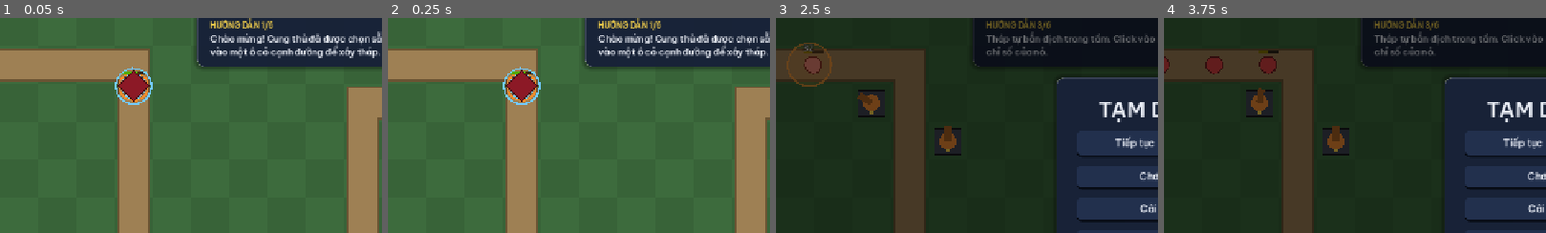
Above: before the commit, frames 1-4 (left to right).
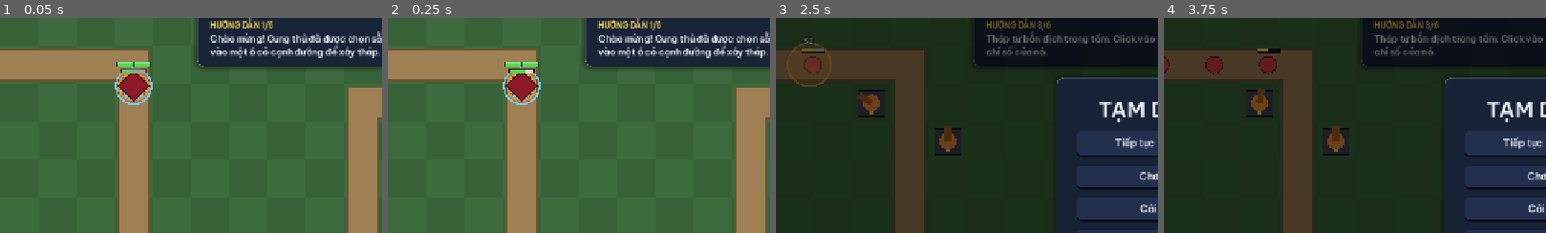
Above: after the commit, the same moments.

Repository: minhkhoitran1808-ux/my-space-game
Game: Godot game, scene res://tests/smoke_test.tscn
Same seed, same stepped clock (60 frames per second), same inputs: the game is played once before the commit and once after it. This scene is started directly instead of the project's main scene.
Inputs:
- Up to frame 1 (0.05 s): no input
- Up to frame 2 (0.25 s): no input
- Up to frame 3 (2.5 s): click "Bắt đầu Wave 1 [Space]" at 0.5 s; click "x1 [F]" at 1.25 s; click "II [P]" at 2 s
- Up to frame 4 (3.75 s): click "Chơi lại" at 2.75 s; click "[1] Cung thủ 50 vàng" at 3.5 s
The pictures show only the part of the screen within x 0-50%, y 11-61%; the shares and areas given below are measured in that part.

The runs differ from the first frame. In frame 1, 0.5% of the frame differs, in the area x 30-40%, y 20-40%; in frame 2, 0.4%; in frame 3, 0.2%; in frame 4, 0.1%.

Commit message:
Rework enemy health bar and hit feedback
Split the health bar out of Enemy._draw into a reusable HealthBar
component (threshold colours, dark border/background, white damage
trail, hidden at full HP, always shown with ticks for elite enemies,
z_index above all enemies). Add a HitFeedback component for a short
white flash and squash, rate-limited to 3 flashes per second and
skipped for damage-over-time ticks. Both only listen to Enemy signals
and stop processing when idle. Damage numbers now spawn above the bar.

Co-Authored-By: Claude Opus 5.5 <noreply@anthropic.com>
Claude-Session: https://claude.ai/code/session_018BkuVcu9zCGSmj6Xq9TjTi

Diff:
--- a/tower-defense/resources/enemies/boss_enemy.tres
+++ b/tower-defense/resources/enemies/boss_enemy.tres
@@ -19,5 +19,6 @@
 spawn_on_death_count = 8
 color = Color(0.55, 0.1, 0.15, 1)
 radius = 26.0
+elite = true
 shape = 3
 scene = ExtResource("2_scene")
--- a/tower-defense/scenes/enemies/Enemy.tscn
+++ b/tower-defense/scenes/enemies/Enemy.tscn
@@ -1,7 +1,9 @@
-[gd_scene load_steps=3 format=3]
+[gd_scene load_steps=5 format=3]
 
 [ext_resource type="Script" path="res://scripts/enemies/Enemy.gd" id="1_enemy"]
 [ext_resource type="Script" path="res://scripts/combat/StatusEffectHandler.gd" id="2_status"]
+[ext_resource type="PackedScene" path="res://scenes/enemies/HealthBar.tscn" id="3_health_bar"]
+[ext_resource type="Script" path="res://scripts/enemies/HitFeedback.gd" id="4_hit_feedback"]
 
 [node name="Enemy" type="PathFollow2D"]
 rotates = false
@@ -10,3 +12,8 @@
 
 [node name="StatusEffects" type="Node" parent="."]
 script = ExtResource("2_status")
+
+[node name="HealthBar" parent="." instance=ExtResource("3_health_bar")]
+
+[node name="HitFeedback" type="Node" parent="."]
+script = ExtResource("4_hit_feedback")
--- /dev/null
+++ b/tower-defense/scenes/enemies/HealthBar.tscn
@@ -0,0 +1,7 @@
+[gd_scene load_steps=2 format=3]
+
+[ext_resource type="Script" path="res://scripts/enemies/HealthBar.gd" id="1_bar"]
+
+[node name="HealthBar" type="Node2D"]
+z_index = 10
+script = ExtResource("1_bar")
--- a/tower-defense/scenes/main/Main.tscn
+++ b/tower-defense/scenes/main/Main.tscn
@@ -38,6 +38,7 @@
 [node name="Projectiles" type="Node2D" parent="."]
 
 [node name="FxManager" type="Node2D" parent="." node_paths=PackedStringArray("camera")]
+z_index = 11
 script = ExtResource("12_fx")
 camera = NodePath("../Camera2D")
 
--- a/tower-defense/scripts/enemies/Enemy.gd
+++ b/tower-defense/scripts/enemies/Enemy.gd
@@ -18,8 +18,6 @@
 
 ## Tên group để tháp tìm mục tiêu.
 const GROUP := &"enemies"
-const HEALTH_BAR_HEIGHT := 5.0
-const HIT_FLASH_TIME := 0.1
 
 @export var data: EnemyData
 
@@ -36,11 +34,14 @@
 
 var _is_dead := false
 var _path_length := 0.0
-var _hit_flash := 0.0
 ## Đồng hồ cho hoạt ảnh vỗ cánh / nhấp nhô của địch bay.
 var _flight_time := 0.0
 
 @onready var status_effects: StatusEffectHandler = $StatusEffects
+## Thanh máu trên đầu (node riêng: không xoay, không bị nén theo thân).
+@onready var health_bar: HealthBar = $HealthBar
+## Nháy trắng + giật khi trúng đòn.
+@onready var hit_feedback: HitFeedback = $HitFeedback
 
 
 ## Gán dữ liệu trước khi add_child(). Hệ số nhân cho phép wave sau mạnh hơn.
@@ -60,6 +61,10 @@
 	rotates = false
 	add_to_group(GROUP)
 	status_effects.effects_changed.connect(queue_redraw)
+	# Hai component tự nghe signal health_changed / damaged của địch.
+	health_bar.track(self)
+	hit_feedback.track(self)
+	hit_feedback.changed.connect(queue_redraw)
 
 	var path := get_parent() as Path2D
 	assert(path != null and path.curve != null, "Enemy phải là con trực tiếp của một Path2D có Curve2D.")
@@ -75,9 +80,6 @@
 		_reach_end()
 		return
 
-	if _hit_flash > 0.0:
-		_hit_flash = maxf(_hit_flash - delta, 0.0)
-		queue_redraw()
 	if data.is_flying:
 		_flight_time += delta
 		queue_redraw()
@@ -105,13 +107,11 @@
 	# Báo cho nguồn gây sát thương (thường là Tower) để cộng thống kê.
 	if is_instance_valid(info.source) and info.source.has_method(&"record_damage"):
 		info.source.record_damage(amount, health <= 0.0)
-	_hit_flash = HIT_FLASH_TIME
 	for effect in info.effects:
 		status_effects.apply(effect, info.source)
 
 	health_changed.emit(health, max_health)
 	damaged.emit(self, amount, info)
-	queue_redraw()
 	if health <= 0.0:
 		_die()
 	return amount
@@ -130,16 +130,23 @@
 
 
 # --- Hiển thị tạm (chưa có sprite) ---------------------------------------------
+# Thanh máu là node con riêng (HealthBar), không vẽ ở đây.
 
 func _draw() -> void:
 	var r := data.radius
-	var body_color := data.color.lerp(Color.WHITE, _hit_flash / HIT_FLASH_TIME)
-	var outline := data.color.darkened(0.5)
+	# Nháy trắng khi trúng đòn: cả thân lẫn viền ngả về trắng.
+	var flash := hit_feedback.flash_amount
+	var body_color := data.color.lerp(Color.WHITE, flash)
+	var outline := data.color.darkened(0.5).lerp(Color.WHITE, flash * 0.8)
 
 	# Địch bay: bóng mờ dưới đất, thân vẽ cao hơn và nhấp nhô.
+	var body_offset := Vector2.ZERO
 	if data.is_flying:
 		_draw_ellipse(Vector2(0, r * 0.9), Vector2(r * 1.1, r * 0.4), Color(0, 0, 0, 0.3))
-		draw_set_transform(Vector2(0, -10.0 + sin(_flight_time * 4.0) * 2.5))
+		body_offset.y = -HealthBar.FLYING_LIFT + sin(_flight_time * 4.0) * 2.5
+	# "Giật" khi trúng đòn: nén/giãn quanh chân thân (chân đứng yên, đầu lún xuống).
+	var squash := hit_feedback.body_scale
+	draw_set_transform(body_offset + Vector2(0.0, r * (1.0 - squash.y)), 0.0, squash)
 
 	# Vòng sáng hiệu ứng (làm chậm = xanh, thiêu đốt = cam...).
 	var ring := r + 4.0
@@ -174,13 +181,6 @@
 			draw_circle(Vector2.ZERO, r, body_color)
 			draw_arc(Vector2.ZERO, r, 0.0, TAU, 32, outline, 2.0)
 
-	# Thanh máu (chỉ hiện khi đã bị bắn).
-	if health < max_health:
-		var bar_size := Vector2(maxf(r * 2.4, 24.0), HEALTH_BAR_HEIGHT)
-		var bar_pos := Vector2(-bar_size.x * 0.5, -r - 10.0)
-		var ratio := health / max_health
-		draw_rect(Rect2(bar_pos, bar_size), Color(0, 0, 0, 0.7))
-		draw_rect(Rect2(bar_pos, Vector2(bar_size.x * ratio, bar_size.y)), Color.RED.lerp(Color.GREEN, ratio))
 	draw_set_transform(Vector2.ZERO)
 
 
--- /dev/null
+++ b/tower-defense/scripts/enemies/HealthBar.gd
@@ -0,0 +1,168 @@
+class_name HealthBar
+extends Node2D
+## Thanh máu nổi trên đầu địch (component tái sử dụng: scenes/enemies/HealthBar.tscn).
+##
+## - Mảnh, có viền tối + nền tối nên đọc được trên mọi nền.
+## - Màu đổi theo NGƯỠNG (không nội suy): > 50% xanh lá, 25–50% vàng, <= 25% đỏ.
+##   Độ dài thanh mới là thông tin chính; khi máu thấp viền còn đổi sang trắng
+##   để người khó phân biệt màu vẫn nhận ra.
+## - "Vệt sát thương": phần máu vừa mất hiện màu trắng, giữ 0.4s rồi rút về,
+##   để thấy rõ mỗi đòn lấy bao nhiêu. Phần máu thật thì tụt ngay lập tức.
+## - Ẩn khi đầy máu, hiện từ cú trúng đầu tiên tới khi chết (địch tinh nhuệ: luôn hiện,
+##   có vạch chia 25%).
+## - Là node riêng nên KHÔNG bị nén/giãn theo hiệu ứng trúng đòn của thân địch,
+##   và z_index cao để luôn nằm trên mọi địch khác.
+##
+## Hiệu năng: chỉ vẽ lại khi máu đổi; _process chỉ chạy trong lúc đang fade / rút vệt
+## (tự tắt khi xong), nên hàng trăm thanh máu đứng yên gần như không tốn gì.
+
+const COLOR_HIGH := Color("4ADE50")
+const COLOR_MID := Color("FACC15")
+const COLOR_LOW := Color("EF4444")
+const COLOR_TRAIL := Color(1.0, 1.0, 1.0, 0.85)
+const COLOR_BACKGROUND := Color(0.102, 0.102, 0.102, 0.8)
+const COLOR_BORDER := Color(0.0, 0.0, 0.0, 0.9)
+## Viền khi máu thấp: đổi độ tương phản chứ không chỉ đổi màu.
+const COLOR_BORDER_LOW := Color(1.0, 1.0, 1.0, 0.6)
+const COLOR_HIGHLIGHT := Color(1.0, 1.0, 1.0, 0.25)
+const COLOR_TICK := Color(0.0, 0.0, 0.0, 0.6)
+
+const THRESHOLD_MID := 0.5
+const THRESHOLD_LOW := 0.25
+
+## Thời gian hiện (alpha 0 -> 1) và ẩn.
+const FADE_IN_TIME := 0.08
+const FADE_OUT_TIME := 0.15
+## Vệt trắng giữ nguyên bao lâu trước khi rút.
+const TRAIL_HOLD_TIME := 0.4
+## Tốc độ rút vệt, tính theo tỉ lệ cả thanh mỗi giây (đòn lớn rút lâu hơn đòn nhỏ).
+const TRAIL_DRAIN_PER_SECOND := 1.5
+## Khoảng cách từ đỉnh thân địch tới mép dưới thanh.
+const GAP_ABOVE_BODY := 7.0
+## Độ cao thân địch bay được vẽ nhấc lên (khớp với Enemy._draw).
+const FLYING_LIFT := 10.0
+
+## Kích thước phần ruột thanh (chưa tính viền 1px).
+@export var bar_size := Vector2(36, 5)
+## true = luôn hiện kể cả khi đầy máu (địch tinh nhuệ / boss).
+@export var always_visible := false
+## Vẽ vạch chia ở 25 / 50 / 75%.
+@export var show_ticks := false
+
+## Tỉ lệ máu hiện tại (0..1) và vị trí vệt trắng (>= ratio).
+var ratio := 1.0
+var trail_ratio := 1.0
+
+var _trail_hold := 0.0
+var _alpha := 0.0
+
+
+func _ready() -> void:
+	set_process(false)
+	_apply_alpha(1.0 if always_visible else 0.0)
+
+
+## Gắn thanh máu vào một địch: tự tính kích thước / vị trí theo EnemyData
+## và nghe signal health_changed. Enemy gọi hàm này trong _ready().
+func track(enemy: Enemy) -> void:
+	var data := enemy.data
+	always_visible = data.elite
+	show_ticks = data.elite
+	# Rộng theo cỡ địch nhưng có trần / sàn, để không đè sang địch bên cạnh
+	# và không quá ngắn tới mức khó đọc %.
+	if data.elite:
+		bar_size = Vector2(56, 6)
+	else:
+		bar_size = Vector2(clampf(roundf(data.radius * 2.6), 26.0, 40.0), 5.0 if data.radius >= 13.0 else 4.0)
+	var body_top := data.radius + (FLYING_LIFT if data.is_flying else 0.0)
+	# Làm tròn về pixel nguyên để thanh mảnh không bị nhoè.
+	position = Vector2(0.0, -roundf(body_top + GAP_ABOVE_BODY + bar_size.y))
+	enemy.health_changed.connect(set_health)
+	set_health(enemy.health, enemy.max_health, false)
+	_apply_alpha(1.0 if always_visible else 0.0)
+
+
+## Cập nhật máu. animate = false: nhảy thẳng tới giá trị mới (không vệt, không fade).
+func set_health(current: float, maximum: float, animate := true) -> void:
+	var new_ratio := clampf(current / maximum, 0.0, 1.0) if maximum > 0.0 else 0.0
+	if new_ratio < ratio and animate:
+		# Đòn liên tiếp trong lúc vệt đang giữ: vệt ở lại mức cao nhất (thấy tổng cả chuỗi đòn).
+		trail_ratio = maxf(trail_ratio, ratio)
+		_trail_hold = TRAIL_HOLD_TIME
+	ratio = new_ratio
+	if not animate:
+		trail_ratio = ratio
+	trail_ratio = maxf(trail_ratio, ratio)
+	queue_redraw()
+	_wake()
+
+
+## Thanh đang hiện (hoặc đang hiện dần) hay không.
+func is_shown() -> bool:
+	return _target_alpha() > 0.0
+
+
+## Màu phần ruột theo tỉ lệ máu (đổi theo ngưỡng).
+static func color_for_ratio(value: float) -> Color:
+	if value <= THRESHOLD_LOW:
+		return COLOR_LOW
+	if value <= THRESHOLD_MID:
+		return COLOR_MID
+	return COLOR_HIGH
+
+
+func _target_alpha() -> float:
+	return 1.0 if always_visible or ratio < 1.0 else 0.0
+
+
+## Bật _process nếu còn việc phải làm (fade hoặc rút vệt).
+func _wake() -> void:
+	set_process(not is_equal_approx(_alpha, _target_alpha()) or trail_ratio > ratio)
+
+
+func _process(delta: float) -> void:
+	var target := _target_alpha()
+	if _alpha < target:
+		_apply_alpha(minf(_alpha + delta / FADE_IN_TIME, target))
+	elif _alpha > target:
+		_apply_alpha(maxf(_alpha - delta / FADE_OUT_TIME, target))
+
+	if trail_ratio > ratio:
+		if _trail_hold > 0.0:
+			_trail_hold -= delta
+		else:
+			trail_ratio = maxf(trail_ratio - TRAIL_DRAIN_PER_SECOND * delta, ratio)
+			queue_redraw()
+	_wake()
+
+
+func _apply_alpha(value: float) -> void:
+	_alpha = value
+	modulate.a = value
+	visible = value > 0.0
+
+
+func _draw() -> void:
+	var left := -bar_size.x * 0.5
+	var inner := Rect2(left, 0.0, bar_size.x, bar_size.y)
+	var is_low := ratio <= THRESHOLD_LOW
+
+	# Viền 1px (vẽ hình chữ nhật lớn hơn 1px mỗi phía), rồi nền tối phủ lên trong.
+	draw_rect(inner.grow(1.0), COLOR_BORDER_LOW if is_low else COLOR_BORDER)
+	draw_rect(inner, COLOR_BACKGROUND)
+
+	# Vệt sát thương nằm DƯỚI phần máu thật.
+	if trail_ratio > ratio:
+		draw_rect(Rect2(left, 0.0, bar_size.x * trail_ratio, bar_size.y), COLOR_TRAIL)
+
+	if ratio > 0.0:
+		# Luôn chừa ít nhất 1px để con sắp chết vẫn thấy được chút máu.
+		var fill_width := maxf(roundf(bar_size.x * ratio), 1.0)
+		draw_rect(Rect2(left, 0.0, fill_width, bar_size.y), color_for_ratio(ratio))
+		# Một dòng sáng mảnh ở mép trên cho thanh "có khối" mà vẫn phẳng.
+		draw_rect(Rect2(left, 0.0, fill_width, 1.0), COLOR_HIGHLIGHT)
+
+	if show_ticks:
+		for tick in [0.25, 0.5, 0.75]:
+			var x := roundf(left + bar_size.x * tick)
+			draw_rect(Rect2(x, 0.0, 1.0, bar_size.y), COLOR_TICK)
--- /dev/null
+++ b/tower-defense/scripts/enemies/HitFeedback.gd
@@ -0,0 +1,97 @@
+class_name HitFeedback
+extends Node
+## Hiệu ứng khi địch trúng đòn: nháy trắng ngắn + "giật" (nén/giãn) nhẹ.
+##
+## Component chỉ TÍNH giá trị (flash_amount, body_scale) từ signal Enemy.damaged;
+## Enemy đọc hai giá trị này khi tự vẽ thân. Không đụng tới máu, tốc độ hay vị trí.
+##
+## Để không rối mắt khi tháp bắn nhanh:
+## - Mỗi địch chỉ BẮT ĐẦU nháy mới sau ít nhất 0.33s (tối đa 3 lần / giây, theo ngưỡng
+##   nhấp nháy an toàn WCAG 2.3.1). Đòn trong khoảng chặn vẫn trừ máu và cập nhật thanh máu.
+## - Đang giật thì không giật lại từ đầu.
+## - Sát thương theo thời gian (thiêu đốt) không gây nháy / giật.
+## _process chỉ chạy trong ~0.33s sau mỗi lần nháy rồi tự tắt.
+
+## Phát ra khi flash_amount / body_scale đổi (Enemy nối vào queue_redraw).
+signal changed
+
+const FLASH_TIME := 0.10
+const FLASH_MIN_INTERVAL := 0.33
+## Giai đoạn nén rồi hồi về, tổng 0.12s.
+const SQUASH_IN_TIME := 0.04
+const SQUASH_OUT_TIME := 0.08
+const SQUASH_SCALE := Vector2(1.08, 0.92)
+## Địch to (boss) giật ít hơn, giật mạnh trông rẻ tiền.
+const SQUASH_SCALE_ELITE := Vector2(1.03, 0.97)
+
+## 0 = màu gốc, 1 = trắng hoàn toàn.
+var flash_amount := 0.0
+## Tỉ lệ nén/giãn của thân (chỉ thân, không áp lên thanh máu).
+var body_scale := Vector2.ONE
+var squash_scale := SQUASH_SCALE
+
+var _flash_age := INF
+var _squash_age := INF
+
+
+func _ready() -> void:
+	set_process(false)
+
+
+## Nghe signal damaged của địch. Enemy gọi trong _ready().
+func track(enemy: Enemy) -> void:
+	squash_scale = SQUASH_SCALE_ELITE if enemy.data.elite else SQUASH_SCALE
+	enemy.damaged.connect(_on_damaged)
+
+
+## Chạy hiệu ứng trúng đòn (tôn trọng giới hạn nhịp nháy).
+func play() -> void:
+	if _flash_age >= FLASH_MIN_INTERVAL:
+		_flash_age = 0.0
+	if _squash_age >= SQUASH_IN_TIME + SQUASH_OUT_TIME:
+		_squash_age = 0.0
+	_update_values()
+	set_process(true)
+
+
+func is_active() -> bool:
+	return is_processing()
+
+
+func _on_damaged(_enemy: Enemy, amount: float, info: DamageInfo) -> void:
+	if amount <= 0.0 or info.is_periodic:
+		return
+	play()
+
+
+func _process(delta: float) -> void:
+	_flash_age += delta
+	_squash_age += delta
+	_update_values()
+	# Giữ _process tới hết khoảng chặn nháy để đếm giờ đúng, sau đó nghỉ hẳn.
+	if _flash_age >= FLASH_MIN_INTERVAL and _squash_age >= SQUASH_IN_TIME + SQUASH_OUT_TIME:
+		set_process(false)
+
+
+func _update_values() -> void:
+	var old_flash := flash_amount
+	var old_scale := body_scale
+
+	# Nháy: 1 -> 0, ease-out (tắt nhanh lúc đầu, dịu ở cuối).
+	var t := clampf(_flash_age / FLASH_TIME, 0.0, 1.0)
+	flash_amount = (1.0 - t) * (1.0 - t)
+
+	# Giật: 1 -> nén (ease-out) -> 1 (ease-out).
+	if _squash_age < SQUASH_IN_TIME:
+		body_scale = Vector2.ONE.lerp(squash_scale, _ease_out(_squash_age / SQUASH_IN_TIME))
+	elif _squash_age < SQUASH_IN_TIME + SQUASH_OUT_TIME:
+		body_scale = squash_scale.lerp(Vector2.ONE, _ease_out((_squash_age - SQUASH_IN_TIME) / SQUASH_OUT_TIME))
+	else:
+		body_scale = Vector2.ONE
+
+	if flash_amount != old_flash or body_scale != old_scale:
+		changed.emit()
+
+
+static func _ease_out(x: float) -> float:
+	return 1.0 - (1.0 - x) * (1.0 - x)
--- a/tower-defense/scripts/fx/FxManager.gd
+++ b/tower-defense/scripts/fx/FxManager.gd
@@ -113,7 +113,8 @@
 func _on_enemy_damaged(enemy: Enemy, amount: float, info: DamageInfo) -> void:
 	if not show_damage_numbers or amount < 0.5 or _texts.size() >= MAX_FLOATING_TEXTS:
 		return
-	_add_text(enemy.global_position + Vector2(randf_range(-8, 8), -enemy.data.radius - 6.0),
+	# Số sát thương mọc phía TRÊN thanh máu để không bao giờ che thanh.
+	_add_text(enemy.global_position + Vector2(randf_range(-8, 8), enemy.health_bar.position.y - 6.0),
 			str(roundi(amount)), DAMAGE_COLORS.get(info.type, Color.WHITE), 12 if info.is_periodic else 15)
 
 
--- a/tower-defense/scripts/resources/EnemyData.gd
+++ b/tower-defense/scripts/resources/EnemyData.gd
@@ -44,6 +44,9 @@
 @export var color: Color = Color(0.85, 0.25, 0.25)
 @export var radius: float = 14.0
 @export var shape: Shape = Shape.CIRCLE
+## Địch tinh nhuệ / boss: thanh máu luôn hiện (kể cả đầy máu), to hơn, có vạch chia 25%,
+## và giật nhẹ hơn khi trúng đòn.
+@export var elite: bool = false
 
 @export_group("Scene")
 ## Scene sẽ được instantiate khi spawn (gốc phải là Enemy / PathFollow2D).
--- a/tower-defense/tests/smoke_test.gd
+++ b/tower-defense/tests/smoke_test.gd
@@ -13,6 +13,7 @@
 ##      Luồng màn: menu, chọn màn, khoá / mở màn, lưu sao.
 ##      Kỹ năng chủ động, địch bay, chế độ vô tận. Cài đặt, hướng dẫn chơi lần đầu.
 ##      Hiển thị tầm bắn + ghost tháp (trạng thái, bán kính, phản hồi đặt đúng / sai).
+##      Thanh máu địch (ẩn / hiện, màu theo ngưỡng, vệt sát thương) + nháy trắng khi trúng đòn.
 ##   2. Với MỖI màn: bot tự chọn ô có độ phủ đường đi tốt nhất, nâng cấp khi dư tiền,
 ##      và phải THẮNG. Bot không cần biết trước bản đồ nên áp dụng được cho màn mới.
 ##   3. Với MỖI màn: không đặt tháp nào thì phải THUA (đảm bảo game không quá dễ).
@@ -48,6 +49,7 @@
 	await _test_endless()
 	await _test_settings_and_tutorial()
 	await _test_range_display()
+	await _test_enemy_feedback()
 	for level in GameManager.LEVEL_CATALOG.levels:
 		await _test_bot_playthrough(level)
 	for level in GameManager.LEVEL_CATALOG.levels:
@@ -536,6 +538,71 @@
 	_check(not ring.is_shown() and not display.get_upgrade_ring().is_shown(), "bỏ chọn: ẩn vòng")
 	await _free_main(main)
 	SaveManager.reset_progress()
+
+
+# --- Phần 1i: thanh máu địch + hiệu ứng trúng đòn -------------------------------
+
+func _test_enemy_feedback() -> void:
+	print("[1i] Thanh máu địch + hiệu ứng trúng đòn")
+	var main := await _new_main()
+	var waves: WaveManager = main.wave_manager
+	var path: Path2D = main.map.get_paths()[0]
+	var enemy := _spawn_test_enemy(path, waves.get_enemy_type(&"basic"))
+	var bar := enemy.health_bar
+	var hit := enemy.hit_feedback
+	await get_tree().process_frame
+
+	_check(not bar.visible and not bar.is_shown(), "đầy máu: ẩn thanh máu")
+	_check(not hit.is_active() and hit.flash_amount == 0.0, "chưa trúng đòn: không nháy")
+	_check(bar.z_index > 0 and bar.global_rotation == 0.0, "thanh máu nằm trên địch và không xoay")
+	_check(bar.position.y < -enemy.data.radius, "thanh máu nằm trên đầu địch")
+
+	# Trúng 30%: thanh hiện, xanh lá, có vệt trắng giữ ở mức cũ.
+	enemy.take_damage(DamageInfo.new(enemy.max_health * 0.3, DamageInfo.Type.TRUE))
+	_check(hit.flash_amount > 0.9 and hit.is_active(), "trúng đòn: nháy trắng ngay")
+	_check(is_equal_approx(bar.ratio, 0.7) and is_equal_approx(bar.trail_ratio, 1.0), "máu tụt ngay, vệt giữ mức cũ")
+	_check(HealthBar.color_for_ratio(bar.ratio) == HealthBar.COLOR_HIGH, "máu > 50%: xanh lá")
+	for i in 9: # 0.15s: hết nháy (0.1s) nhưng vẫn trong khoảng chặn 0.33s
+		await get_tree().process_frame
+	_check(bar.visible and is_equal_approx(bar.modulate.a, 1.0), "thanh máu hiện sau cú trúng đầu tiên")
+	_check(hit.flash_amount == 0.0 and hit.body_scale == Vector2.ONE, "nháy + giật kết thúc sau ~0.1s")
+
+	# Đòn thứ hai trong khoảng chặn 0.33s: vẫn trừ máu nhưng không nháy lại.
+	enemy.take_damage(DamageInfo.new(enemy.max_health * 0.3, DamageInfo.Type.TRUE))
+	_check(is_equal_approx(bar.ratio, 0.4), "đòn liên tiếp vẫn trừ máu đúng")
+	_check(hit.flash_amount == 0.0, "không nháy quá 3 lần / giây")
+	_check(HealthBar.color_for_ratio(bar.ratio) == HealthBar.COLOR_MID, "máu 25-50%: vàng")
+	_check(is_equal_approx(bar.trail_ratio, 1.0), "vệt giữ đỉnh của cả chuỗi đòn")
+	for i in 60:
+		await get_tree().process_frame
+	_check(is_equal_approx(bar.trail_ratio, bar.ratio), "vệt sát thương rút về máu hiện tại")
+	_check(not bar.is_processing() and not hit.is_active(), "hết hiệu ứng: tắt _process (không tốn hiệu năng)")
+
+	# Sát thương theo thời gian không làm nháy.
+	var tick := DamageInfo.new(1.0, DamageInfo.Type.TRUE)
+	tick.is_periodic = true
+	enemy.take_damage(tick)
+	_check(hit.flash_amount == 0.0, "thiêu đốt không gây nháy")
+	enemy.take_damage(DamageInfo.new(enemy.max_health * 0.2, DamageInfo.Type.TRUE))
+	_check(HealthBar.color_for_ratio(bar.ratio) == HealthBar.COLOR_LOW, "máu <= 25%: đỏ")
+	_check(hit.flash_amount > 0.9, "hết khoảng chặn: nháy lại bình thường")
+
+	# Boss (tinh nhuệ): luôn hiện, thanh to hơn, có vạch chia.
+	var boss := _spawn_test_enemy(path, waves.get_enemy_type(&"boss"))
+	await get_tree().process_frame
+	_check(boss.health_bar.visible and boss.health_bar.show_ticks, "Boss: thanh máu luôn hiện, có vạch chia")
+	_check(boss.health_bar.bar_size.x > bar.bar_size.x, "Boss: thanh máu rộng hơn địch thường")
+	var swarm := _spawn_test_enemy(path, waves.get_enemy_type(&"swarm"))
+	_check(swarm.health_bar.bar_size.x < bar.bar_size.x, "địch nhỏ: thanh máu ngắn hơn")
+	var bat := _spawn_test_enemy(path, waves.get_enemy_type(&"bat"))
+	_check(bat.health_bar.position.y < -bat.data.radius - HealthBar.FLYING_LIFT, "địch bay: thanh máu trên thân đang bay")
+
+	# Chết vẫn phát died đúng như cũ.
+	var died := [false]
+	enemy.died.connect(func(_e: Enemy, _r: int) -> void: died[0] = true)
+	enemy.take_damage(DamageInfo.new(99999.0, DamageInfo.Type.TRUE))
+	_check(died[0] and not enemy.is_alive(), "hết máu: vẫn phát died")
+	await _free_main(main)
 
 
 # --- Phần 2: bot chơi hết từng màn ----------------------------------------------
Not shown, added: tower-defense/scripts/enemies/HealthBar.gd.uid
Not shown, added: tower-defense/scripts/enemies/HitFeedback.gd.uid
Not shown, changed: tower-defense/README.md
